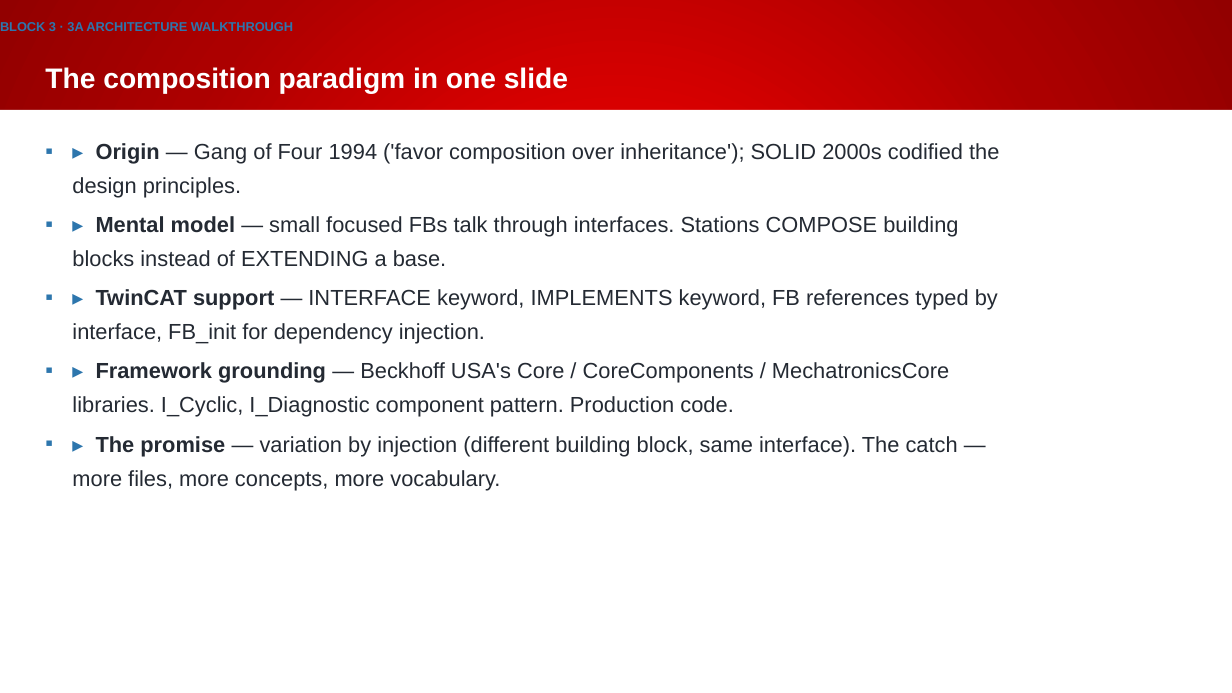
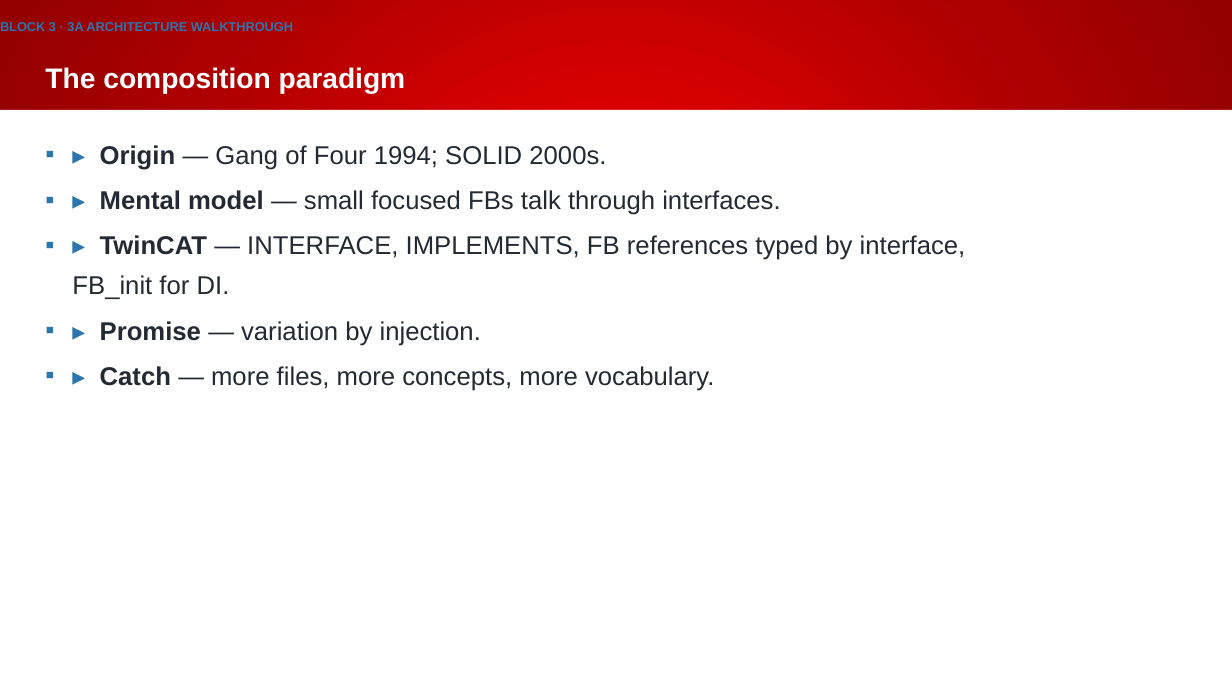
Before and after one commit to Beckhoff-USA-Community/Procedural_To_SOLID, a slide deck: slide 40 of presentation/NEM2026_workshop.pptx. Drawn at 1232x693 pixels with LibreOffice and Linux fonts; fonts in the diff are those of the drawing; background and template pictures are left out. Boxes give left, top, right and bottom in pixels: in the first picture for what was removed or moved away, otherwise in the second. Text is boxed around its words. In the diff, an @@ line names an element or a change of style, - is before the commit and + after.

```diff
--- a/presentation/NEM2026_workshop.pptx
+++ b/presentation/NEM2026_workshop.pptx
@@ title at bbox=[45, 67, 406, 94]: text changed @@
-The composition paradigm in one slide
+The composition paradigm
@@ text at bbox=[72, 145, 966, 391]: text changed; size 17 to 20 pt @@
-▪ ▸ Origin — Gang of Four 1994 ('favor composition over inheritance'); SOLID 2000s codified the design principles.
-▪ ▸ Mental model — small focused FBs talk through interfaces. Stations COMPOSE building blocks instead of EXTENDING a base.
-▪ ▸ TwinCAT support — INTERFACE keyword, IMPLEMENTS keyword, FB references typed by interface, FB_init for dependency injection.
-▪ ▸ Framework grounding — Beckhoff USA's Core / CoreComponents / MechatronicsCore libraries. I_Cyclic, I_Diagnostic component pattern. Production code.
-▪ ▸ The promise — variation by injection (different building block, same interface). The catch — more files, more concepts, more vocabulary.
+▪ ▸ Origin — Gang of Four 1994; SOLID 2000s.
+▪ ▸ Mental model — small focused FBs talk through interfaces.
+▪ ▸ TwinCAT — INTERFACE, IMPLEMENTS, FB references typed by interface, FB_init for DI.
+▪ ▸ Promise — variation by injection.
+▪ ▸ Catch — more files, more concepts, more vocabulary.
```
Also in this commit, not shown: 64 other slides changed, 1 other file.
